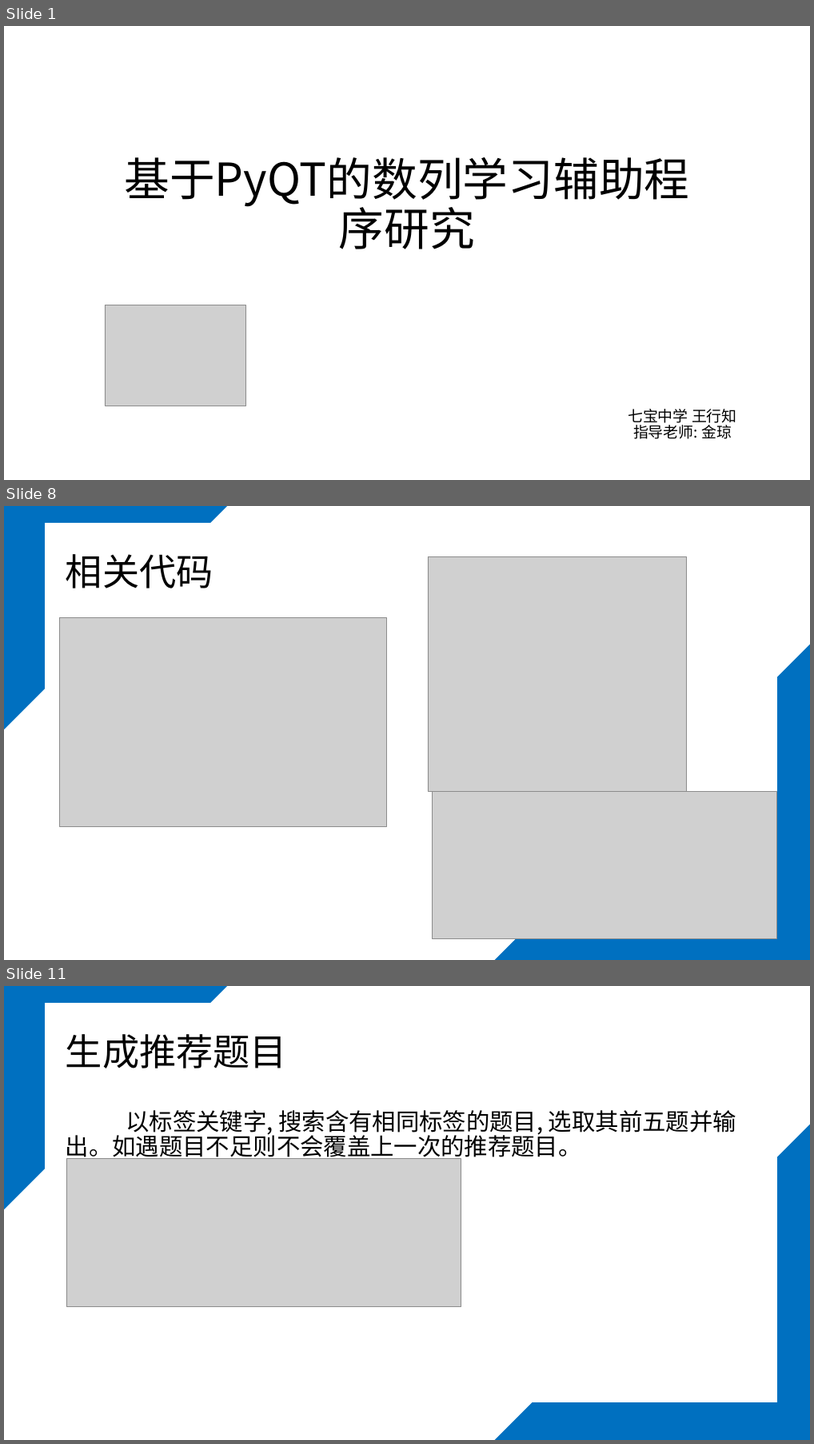
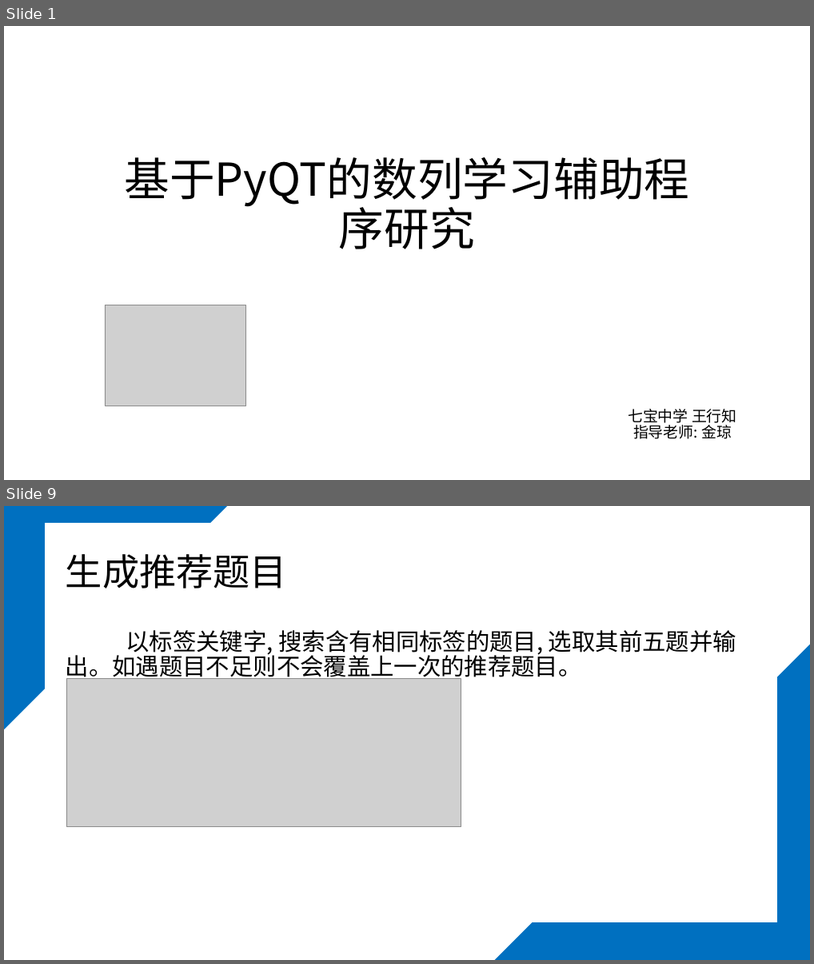
Before and after one commit to zhizhizhiwang/study_project-2024, a slide deck: 课题.pptx. Shown one above the other, each under a label of ours: slides 1, 8 and 11 before the commit, slides 1 and 9 after it; the slides between them are not shown. The pictures are 814x1444 and 814x964 pixels, drawn with LibreOffice and Linux fonts; fonts in the diff are those of the drawing; grey boxes stand for pictures. Boxes give left, top, right and bottom in pixels: in the first picture for what was removed or moved away, otherwise in the second. Text is boxed around its words. In the diff, an @@ line names an element or a change of style, - is before the commit and + after.

```diff
--- a/课题.pptx
+++ b/课题.pptx
@@ slide 8 removed at [4,506,810,960], background #FFFFFF; not listed: 3 template elements that a slide beside it also shows @@
@@ title removed at [66,554,214,588] @@
-相关代码
@@ picture removed at [428,557,687,791] @@
@@ picture removed at [60,618,387,827] @@
@@ picture removed at [433,791,777,938] @@
@@ what was slide 11 is now slide 9 @@
```
Also in this commit, not shown: 9 slides changed, 1 slide added, 2 other slides removed.
